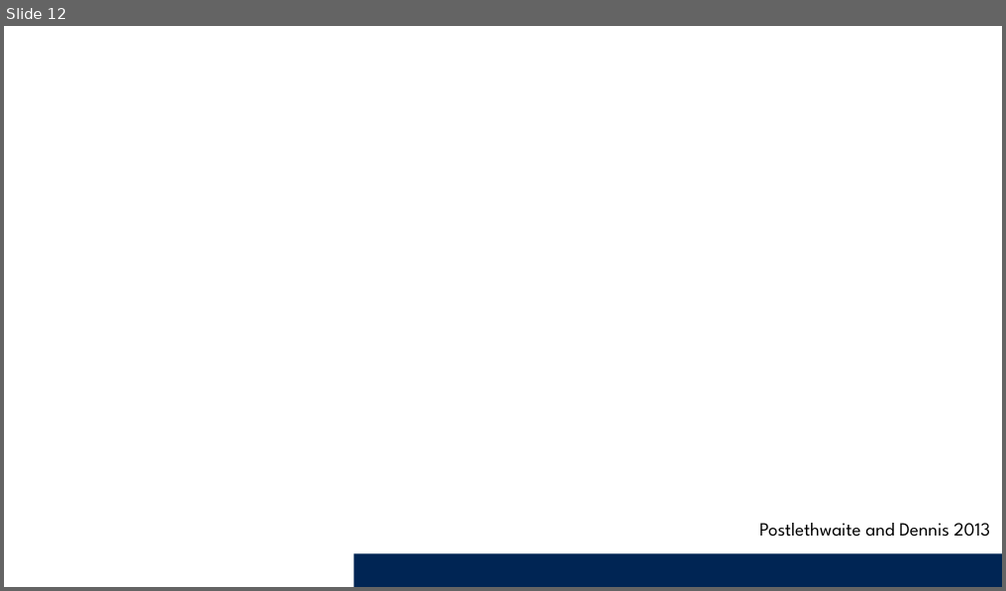
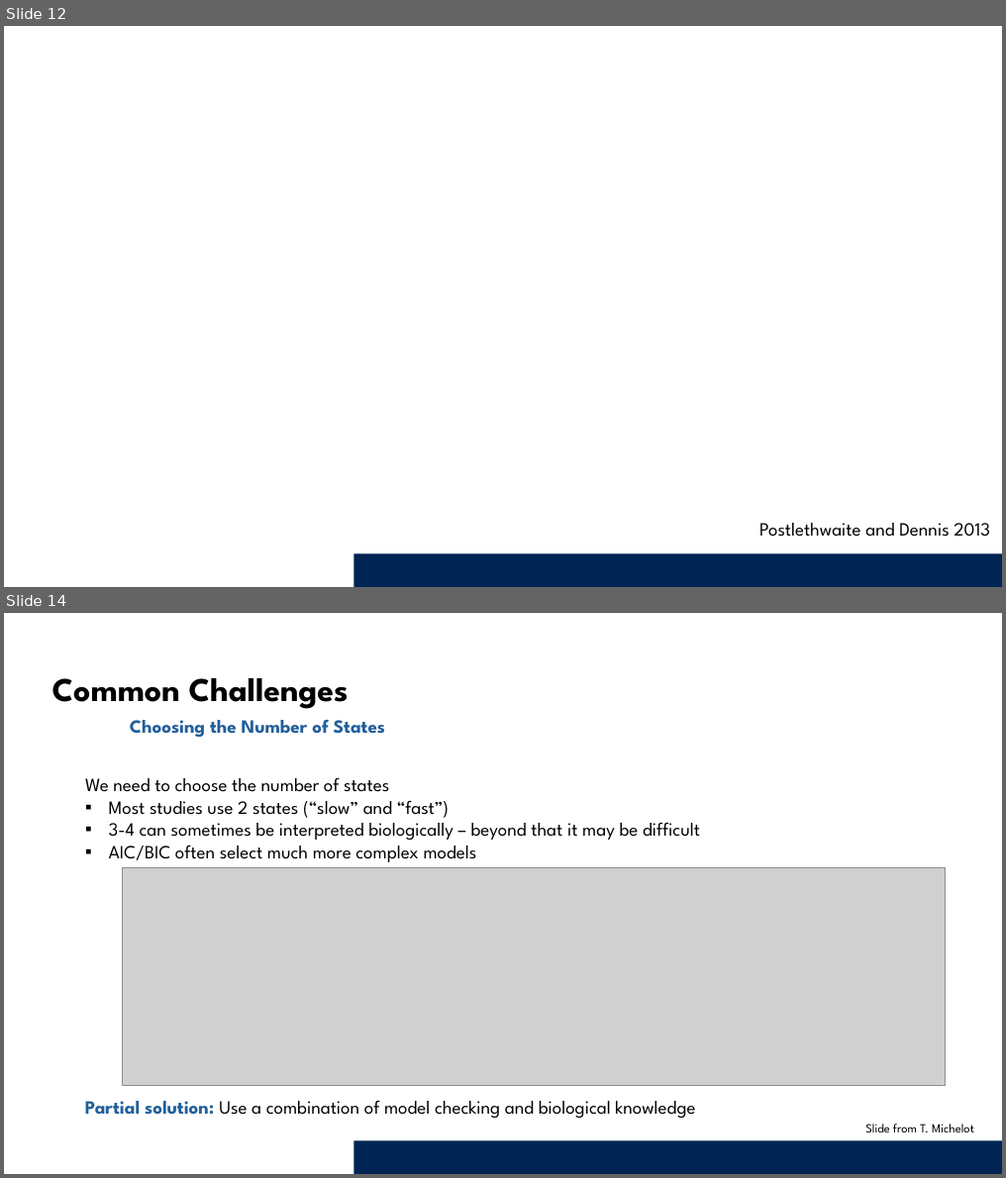
Before and after one commit to Animal-Movements/China_2026, a slide deck: Day5_BehaviourAnalysis_PT2/Presentation/2_IntroAnimalMovements_HMMs.pptx. Shown one above the other, each under a label of ours: slide 12 before the commit, slides 12 and 14 after it; the slides between them are not shown. The pictures are 1006x591 and 1006x1178 pixels, drawn with LibreOffice and Linux fonts; fonts in the diff are those of the drawing; grey boxes stand for pictures; background and template pictures are left out. Boxes give left, top, right and bottom in pixels: in the first picture for what was removed or moved away, otherwise in the second. Text is boxed around its words. In the diff, an @@ line names an element or a change of style, - is before the commit and + after.

```diff
--- a/Day5_BehaviourAnalysis_PT2/Presentation/2_IntroAnimalMovements_HMMs.pptx
+++ b/Day5_BehaviourAnalysis_PT2/Presentation/2_IntroAnimalMovements_HMMs.pptx
@@ slide 14 added at bbox=[4, 613, 1002, 1174], background #FFFFFF; not listed: 1 template element that a slide beside it also shows @@
@@ text added at bbox=[53, 678, 349, 709], 32 pt, text #000000, bold @@
+Common Challenges
@@ text added at bbox=[130, 720, 385, 737], 18 pt, text #215F9A, bold @@
+Choosing the Number of States
@@ text added at bbox=[85, 777, 700, 862], 18 pt, text #000000 @@
+We need to choose the number of states
+▪ Most studies use 2 states (“slow” and “fast”)
+▪ 3-4 can sometimes be interpreted biologically – beyond that it may be difficult
+▪ AIC/BIC often select much more complex models
@@ picture added at bbox=[122, 867, 945, 1085] @@
@@ text added at bbox=[85, 1100, 695, 1118], 18 pt, text #000000 @@
+Partial solution: Use a combination of model checking and biological knowledge
@@ text added at bbox=[865, 1124, 974, 1133], 12 pt, text #000000 @@
+Slide from T. Michelot
```
Also in this commit, not shown: 5 slides changed, 3 other slides added, 1 other file.
